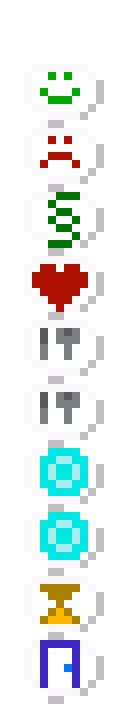
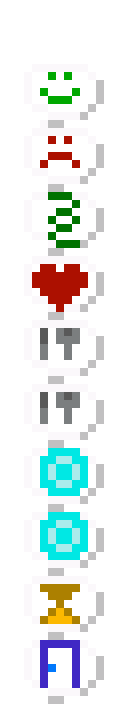
Revision of a layered 128x704 image; what changed, layer by layer:
painted on "Layer" over bbox(48, 192, 80, 672)
